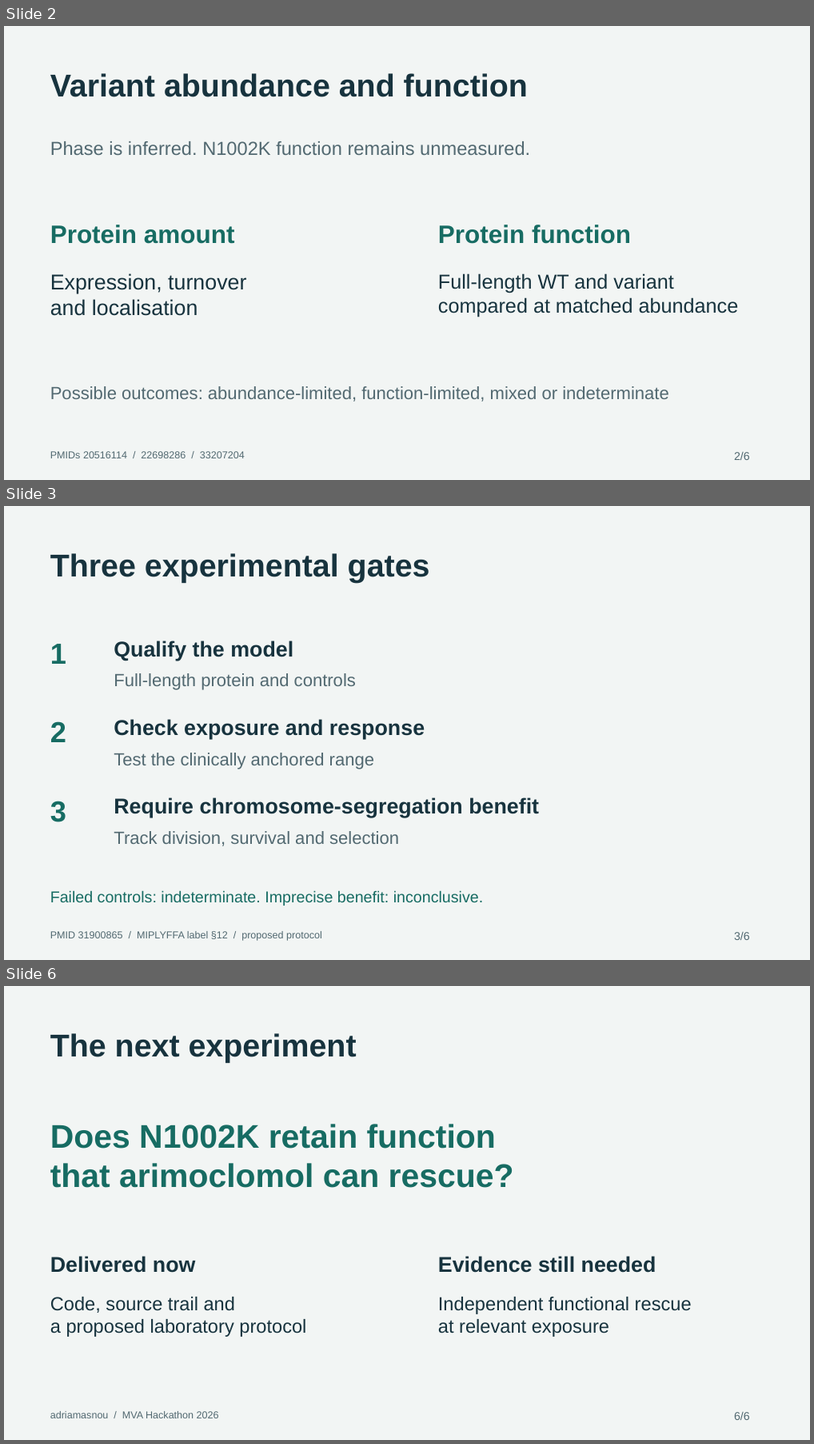
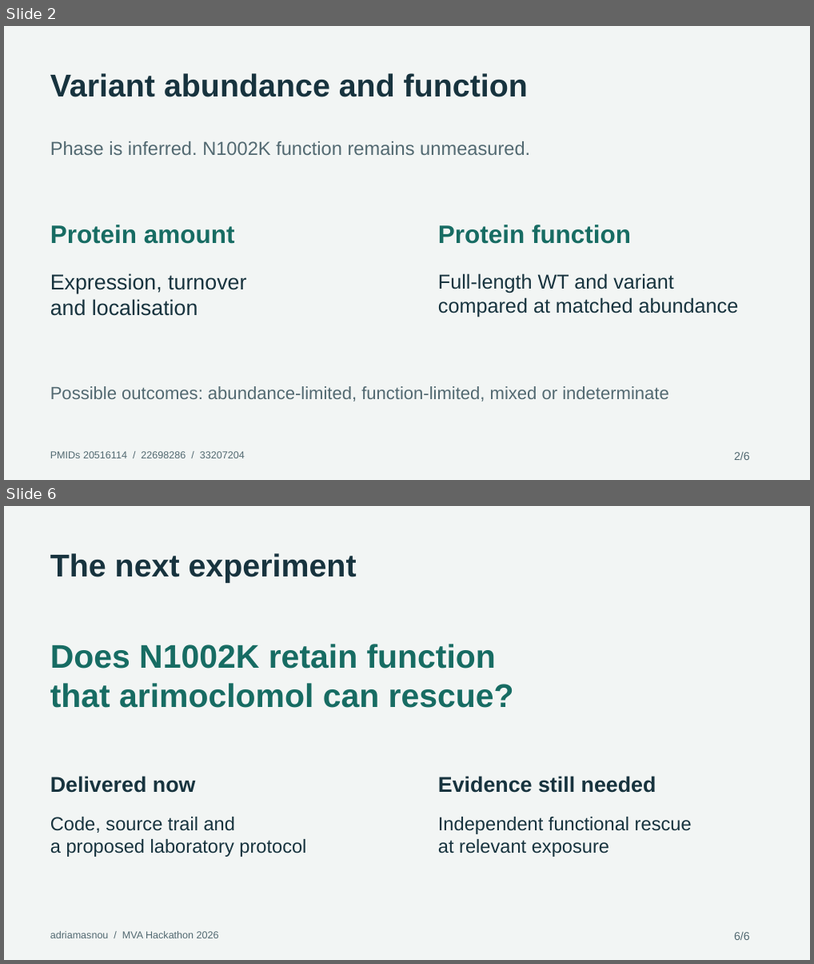
Before and after one commit to adriamasnou/mva-hackathon-2026-track1, a slide deck: submissions/pitch/pitch-editable.pptx. Shown one above the other, each under a label of ours: slides 2, 3 and 6 before the commit, slides 2 and 6 after it; the slides between them are not shown. The pictures are 814x1444 and 814x964 pixels, drawn with LibreOffice and Linux fonts; fonts in the diff are those of the drawing. Boxes give left, top, right and bottom in pixels: in the first picture for what was removed or moved away, otherwise in the second. Text is boxed around its words. In the diff, an @@ line names an element or a change of style, - is before the commit and + after.

Commit message:
Refresh three-minute pitch with reviewed source roles and decision prototype

```diff
--- a/submissions/pitch/pitch-editable.pptx
+++ b/submissions/pitch/pitch-editable.pptx
@@ slide 3 removed at [4,506,810,960], background #F2F5F4 @@
@@ text removed at [50,553,430,583] @@
-Three experimental gates
@@ text removed at [50,644,66,664] @@
-1
@@ text removed at [114,640,294,660] @@
-Qualify the model
@@ text removed at [114,673,356,690] @@
-Full-length protein and controls
@@ text removed at [50,721,66,742] @@
-2
@@ text removed at [114,719,425,739] @@
-Check exposure and response
@@ text removed at [114,752,374,769] @@
-Test the clinically anchored range
@@ text removed at [50,800,66,822] @@
-3
@@ text removed at [114,797,539,818] @@
-Require chromosome-segregation benefit
@@ text removed at [114,831,399,846] @@
-Track division, survival and selection
@@ text removed at [50,890,483,905] @@
-Failed controls: indeterminate. Imprecise benefit: inconclusive.
@@ text removed at [50,931,322,940] @@
-PMID 31900865 / MIPLYFFA label §12 / proposed protocol
@@ text removed at [734,932,750,940] @@
-3/6
```
Also in this commit, not shown: 3 slides added, 2 other slides removed, 9 other files.
